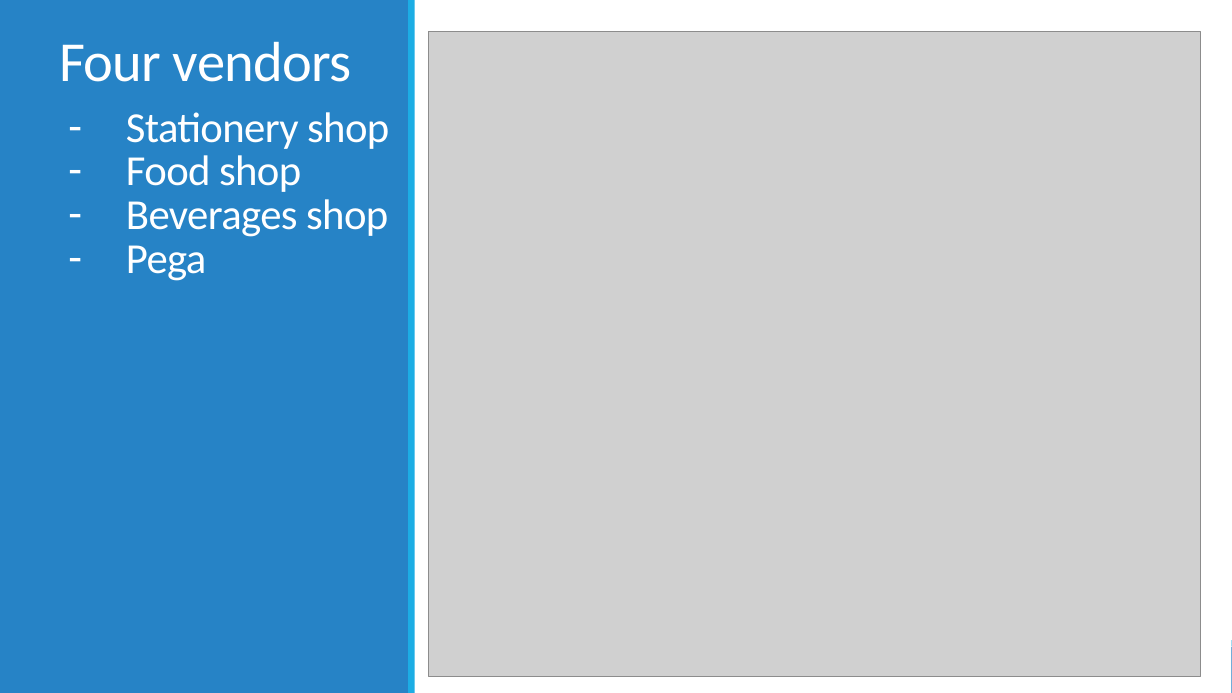
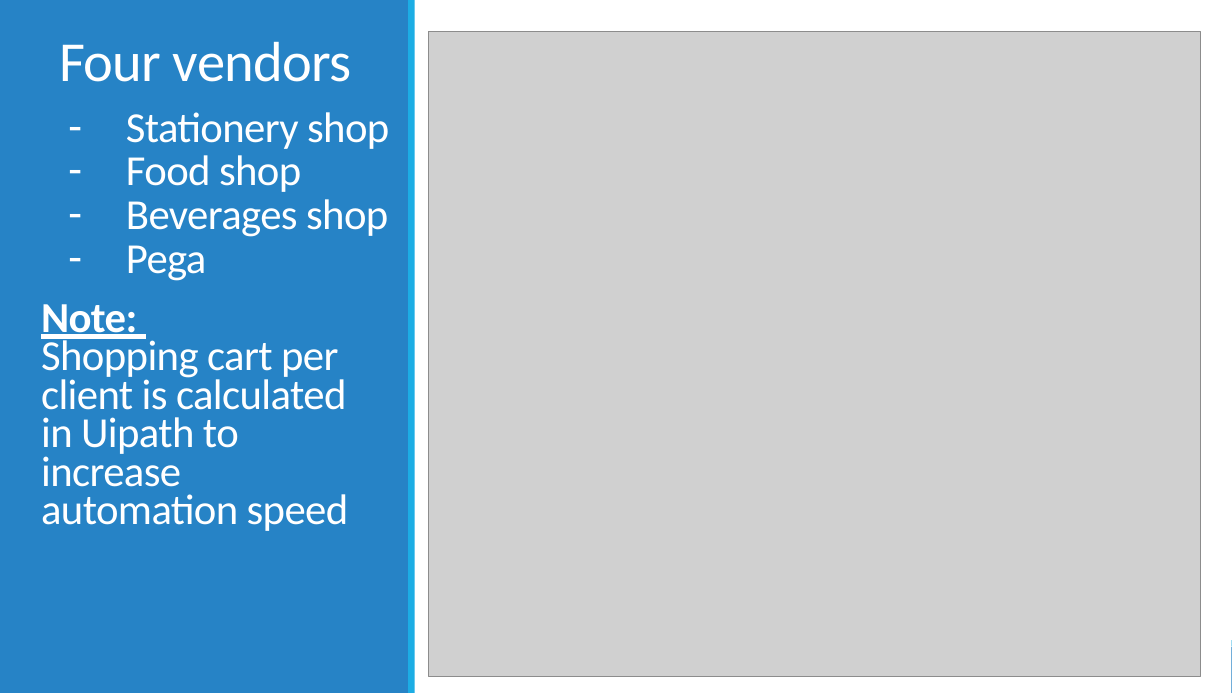
Before and after one commit to 210927-Reston-UiPath/Yu_T-P1-3NF, a slide deck: slide 6 of P1 presentation.pptx. Drawn at 1232x693 pixels with LibreOffice and Linux fonts; fonts in the diff are those of the drawing; grey boxes stand for pictures. Boxes give left, top, right and bottom in pixels: in the first picture for what was removed or moved away, otherwise in the second. Text is boxed around its words. In the diff, an @@ line names an element or a change of style, - is before the commit and + after.

Commit message:
ppt update

```diff
--- a/P1 presentation.pptx
+++ b/P1 presentation.pptx
@@ text added at bbox=[41, 304, 349, 531], 33.3 pt, text #FFFFFF @@
+Note:
+Shopping cart per client is calculated in Uipath to increase automation speed
```
